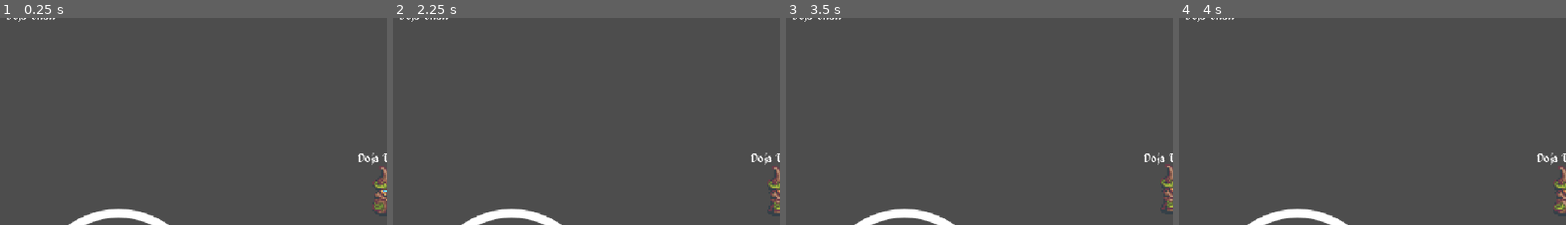
Above: before the commit, frames 1-4 (left to right).
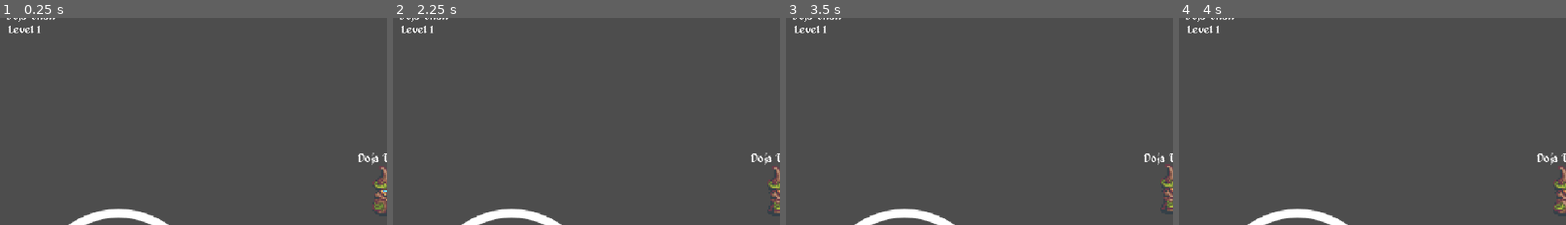
Above: after the commit, the same moments.

Repository: MechZombie/rpg-godot
Game: Godot game, scene res://Player/player.tscn
Same seed, same stepped clock (60 frames per second), same inputs: the game is played once before the commit and once after it. This scene is started directly instead of the project's main scene. Sound files missing from this copy of the repository are replaced by a short silence.
Inputs (mouse positions are % of the whole screen's width and height, from its top left):
- Up to frame 1 (0.25 s): no input
- Up to frame 2 (2.25 s): click (84, 9) at 0.52 s; click (40, 6) at 1.25 s; tap Enter at 2 s; move the mouse to (72, 47) at 2.02 s; hold Right (ui_right) from 2.03 s (still down); click (72, 47) at 2.17 s
- Up to frame 3 (3.5 s): release Right (ui_right) at 2.75 s; drag from (30, 58) to (45, 73) at 2.77 s
- Up to frame 4 (4 s): tap Space at 3.5 s; move the mouse to (60, 29) at 3.52 s; hold Right (ui_right) from 3.53 s (still down)
The pictures show only the part of the screen within x 0-50%, y 11-61%; the shares and areas given below are measured in that part.

The runs differ from the first frame. In frame 1, 0.1% of the frame differs, in the area x 2-11%, y 3-8%; in frame 2, 0.1%; in frame 3, 0.1%; in frame 4, 0.1%.

Commit message:
add exp level up

Diff:
--- a/HUD/hud.tscn
+++ b/HUD/hud.tscn
@@ -9,6 +9,9 @@
 [ext_resource type="PackedScene" uid="uid://dmr0fcamx7t56" path="res://addons/virtual_joystick/virtual_joystick_scene.tscn" id="6_cbw3p"]
 [ext_resource type="Texture2D" uid="uid://bok2xhagdqna5" path="res://Sprites/bag_dolar.png" id="7_8257g"]
 [ext_resource type="Texture2D" uid="uid://1em8lrtd8his" path="res://HUD/Textures/Fade_1.png" id="9_tsu20"]
+
+[sub_resource type="LabelSettings" id="LabelSettings_y0nqa"]
+font = ExtResource("5_4gt8d")
 
 [node name="HUD" type="CanvasLayer"]
 script = ExtResource("1_3t5dv")
@@ -157,6 +160,17 @@
 [node name="Control" type="Control" parent="MarginContainer/PlayerContainer"]
 layout_mode = 2
 
+[node name="Level" type="Control" parent="MarginContainer/PlayerContainer"]
+layout_mode = 2
+
+[node name="Label" type="Label" parent="MarginContainer/PlayerContainer/Level"]
+layout_mode = 0
+offset_left = -16.0
+offset_top = 68.0
+offset_right = 24.0
+offset_bottom = 91.0
+label_settings = SubResource("LabelSettings_y0nqa")
+
 [node name="EnemyContainer" type="HBoxContainer" parent="MarginContainer"]
 layout_mode = 2
 size_flags_horizontal = 4
--- a/Monsters/Creature/creature.gd
+++ b/Monsters/Creature/creature.gd
@@ -57,7 +57,8 @@
 	"atk_max": 10,
 	"atk_range": 70,
 	"wave_rng": [0,2],
-	"aggro": 200
+	"aggro": 200,
+	"exp": 50
 }
 
 var drops = [
@@ -231,6 +232,7 @@
 
 func on_dead():
 	player.clear_target()
+	player.on_gain_exp(info.exp)
 	queue_free()
 
 
--- /dev/null
+++ b/Objects/LevelUp/level_up.tscn
@@ -0,0 +1,17 @@
+[gd_scene load_steps=4 format=3 uid="uid://byk0mp5mheb8h"]
+
+[ext_resource type="FontFile" uid="uid://du75ycf6ijvp2" path="res://Fonts/alagard.ttf" id="1_0odfg"]
+[ext_resource type="Script" uid="uid://68oysco7uyjs" path="res://level_up.gd" id="2_2ot3i"]
+
+[sub_resource type="LabelSettings" id="LabelSettings_fqynw"]
+font = ExtResource("1_0odfg")
+font_size = 20
+
+[node name="LevelUp" type="Label"]
+offset_left = -48.0
+offset_top = -52.0
+offset_right = 45.0
+offset_bottom = -29.0
+text = "Level UP+"
+label_settings = SubResource("LabelSettings_fqynw")
+script = ExtResource("2_2ot3i")
--- a/Player/hud.gd
+++ b/Player/hud.gd
@@ -18,6 +18,7 @@
 @onready var options_container: VBoxContainer = $MarginContainer/OptionsContainer
 @onready var skills_container: VBoxContainer = $MarginContainer/SkillsContainer
 @onready var life_label: Label = $MarginContainer/EnemyContainer/LifeBar/Background/Life
+@onready var level_label: Label = $MarginContainer/PlayerContainer/Level/Label
 
 
 @export var ActionBarScene: PackedScene
@@ -87,11 +88,17 @@
 	player = get_parent()
 	player.connect("health_changed", Callable(self, "set_health"))
 	player.connect("mana_changed", Callable(self, "set_mana"))
+	player.connect("level_up", Callable(self, "set_level"))
+
 	inventory_handler.pressed.connect(on_handle_inventory)
 
 	on_prepare_equipments()
 	on_prepare_inventory()
 	on_prepare_action_bar()
+
+func set_level(value):
+	print("level", value)
+	level_label.text = "Level %s" % [value]
 
 
 func on_handle_inventory():
--- a/Player/player.gd
+++ b/Player/player.gd
@@ -8,6 +8,7 @@
 @export var LightHealScene: PackedScene
 @export var HUDScene: PackedScene
 @export var DeadScene: PackedScene
+@export var LevelUPScene: PackedScene
 
 
 @export var tile_size := Vector2(32,32)
@@ -25,7 +26,28 @@
 @onready var regen_timer: Timer = $RegenTimer
 
 var HUD: CanvasLayer
-
+var levels = [
+	{
+		"id": 1,
+		"min_exp": 0,
+		"max_exp": 99
+	},
+	{
+		"id": 2,
+		"min_exp": 100,
+		"max_exp": 199
+	},
+	{
+		"id": 3,
+		"min_exp": 200,
+		"max_exp": 299
+	},
+	{
+		"id": 4,
+		"min_exp": 300,
+		"max_exp": 399
+	},
+]
 
 var info := {
 	"id": 1,
@@ -35,8 +57,11 @@
 	"def": 3,
 	"magic_power": 10,
 	"life_regen": 2,
-	"mana_regen": 1
+	"mana_regen": 1,
+	"level": 1,
+	"exp": 0
 }
+
 
 
 var max_health := 100
@@ -46,6 +71,8 @@
 var max_mana := 100
 var current_mana := 100
 signal mana_changed(new_mana)
+
+signal level_up(value: int)
 
 var last_direction = "down"
 var is_moving = false
@@ -82,8 +109,39 @@
 
 	on_prepare_hud()
 	update_health_bar()
+	update_hud_level()
 
 	regen_timer.timeout.connect(on_regenerate)
+
+
+func on_gain_exp(value: int):
+	var level_data = levels.filter(func(el): return el["id"] == info["level"])
+	if level_data.is_empty():
+		print("Level not found")
+		return
+
+
+	var max_level_exp = level_data[0].max_exp
+	var total_exp = (info.exp + value)
+	info.exp = total_exp
+
+	if(total_exp > max_level_exp):
+		on_level_up()
+
+func on_level_up():
+	print("Level UP")
+
+	var exp = info.exp
+	var new_level = levels.filter(func (el): return exp >= el["min_exp"] and exp < el["max_exp"])
+	if new_level.is_empty():
+		print("Level max reached")
+		return
+
+	var levelLabel = LevelUPScene.instantiate()
+	add_child(levelLabel)
+
+	info.level = new_level[0].id
+	update_hud_level()
 
 
 func on_regenerate():
@@ -414,6 +472,10 @@
 	emit_signal("mana_changed", percent)
 
 
+func update_hud_level():
+	print("atualizando lvl ", info["level"])
+	emit_signal("level_up", info["level"])
+
 func set_target_position(pos: Vector2):
 	moviment_position = pos
 	is_moving = true
--- a/Player/player.tscn
+++ b/Player/player.tscn
@@ -10,6 +10,7 @@
 [ext_resource type="Texture2D" uid="uid://b4vsx41uejouo" path="res://Sprites/characters_1_32x32.png" id="6_ybsnk"]
 [ext_resource type="PackedScene" uid="uid://g8hnt6va4kms" path="res://HUD/hud.tscn" id="7_44skb"]
 [ext_resource type="PackedScene" uid="uid://bbcudvjtm4h20" path="res://HUD/DeadScene.tscn" id="7_x3vf3"]
+[ext_resource type="PackedScene" uid="uid://byk0mp5mheb8h" path="res://Objects/LevelUp/level_up.tscn" id="8_apopc"]
 
 [sub_resource type="RectangleShape2D" id="RectangleShape2D_3ga6y"]
 size = Vector2(15.9, 15.95)
@@ -191,6 +192,7 @@
 LightHealScene = ExtResource("5_cgiaq")
 HUDScene = ExtResource("7_44skb")
 DeadScene = ExtResource("7_x3vf3")
+LevelUPScene = ExtResource("8_apopc")
 
 [node name="CollisionShape2D" type="CollisionShape2D" parent="."]
 position = Vector2(0, 19.95)
--- /dev/null
+++ b/level_up.gd
@@ -0,0 +1,12 @@
+extends Label
+
+@export var duration := 1.0
+@export var float_speed := 20.0
+var lifetime := 0.0
+
+
+func _process(delta: float) -> void:
+	position.y -= float_speed * delta
+	lifetime += delta
+	if lifetime >= duration:
+		queue_free()
Not shown: 1 places in HUD/hud.tscn that only renumber resources
Not shown: 1 places in Player/player.tscn that only renumber resources
Not shown, added: level_up.gd.uid
